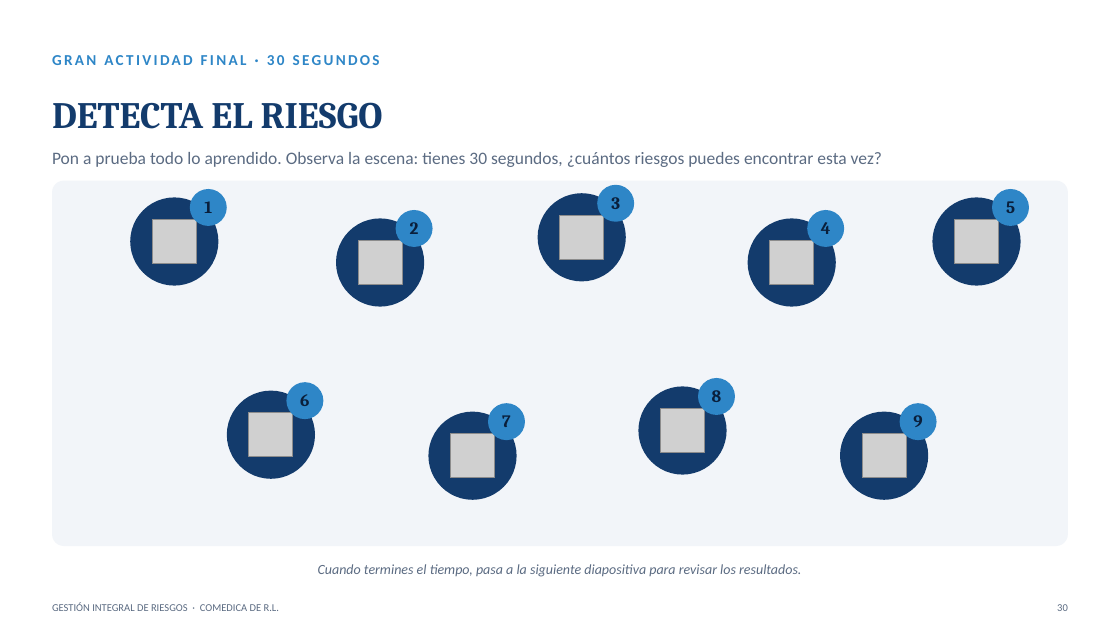
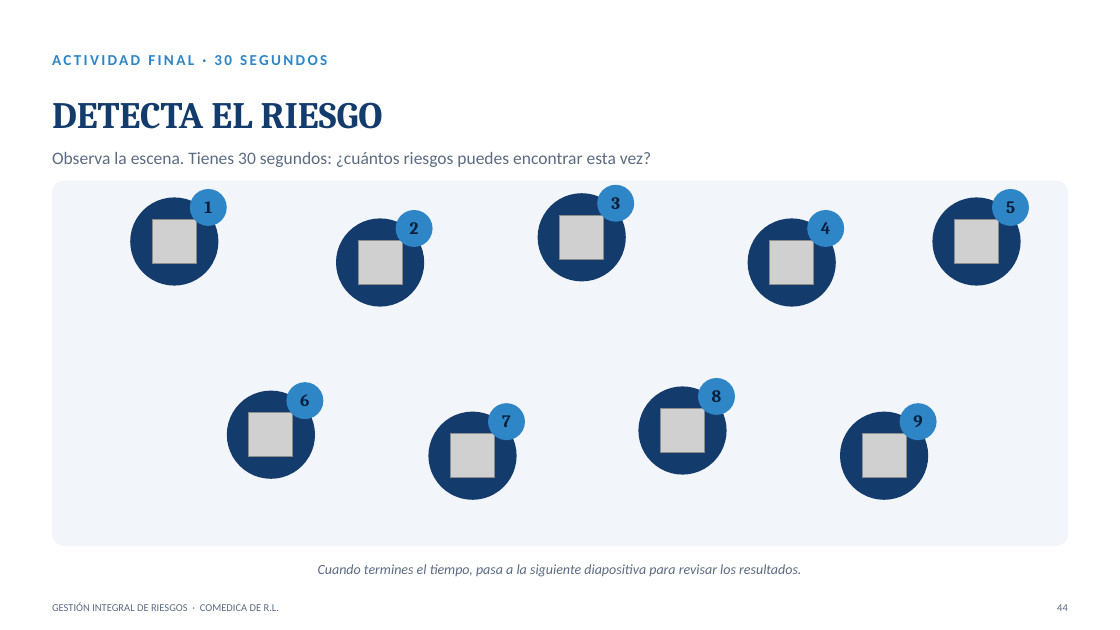
Before and after one commit to menjivar201280/riesgo, a slide deck: slide 44 of capacitacion-riesgos-2025/CAPACITACION_RIESGOS_2025.pptx (slide 30 before the commit). Drawn at 1120x630 pixels with LibreOffice and Linux fonts; fonts in the diff are those of the drawing; grey boxes stand for pictures. Boxes give left, top, right and bottom in pixels: in the first picture for what was removed or moved away, otherwise in the second. Text is boxed around its words. In the diff, an @@ line names an element or a change of style, - is before the commit and + after.

```diff
--- a/capacitacion-riesgos-2025/CAPACITACION_RIESGOS_2025.pptx
+++ b/capacitacion-riesgos-2025/CAPACITACION_RIESGOS_2025.pptx
@@ text at [52,55,327,65]: text changed @@
-GRAN ACTIVIDAD FINAL · 30 SEGUNDOS
+ACTIVIDAD FINAL · 30 SEGUNDOS
@@ text at [52,152,651,167]: text changed @@
-Pon a prueba todo lo aprendido. Observa la escena: tienes 30 segundos, ¿cuántos riesgos puedes encontrar esta vez?
+Observa la escena. Tienes 30 segundos: ¿cuántos riesgos puedes encontrar esta vez?
@@ text at [1057,604,1068,611]: text changed @@
-30
+44
```
Also in this commit, not shown: 26 other slides changed, 15 slides added.
